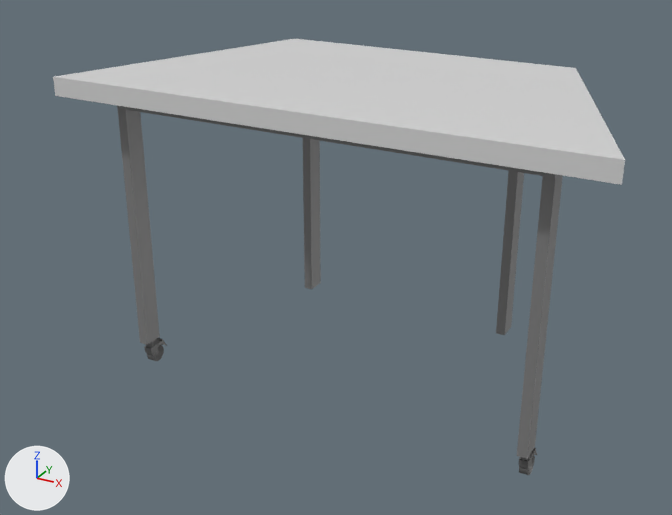
Two versions of the COLLADA model robert_gazebo/meshes/trapezoid_table_visual.dae, one commit apart.
One viewpoint serves both versions: a 50 mm camera at (2.54, -4.94, 1.45) aimed at (-0.13, -0.09, -0.98). The axes (+X, +Y, +Z) are drawn at lower left. The lights are the same throughout.
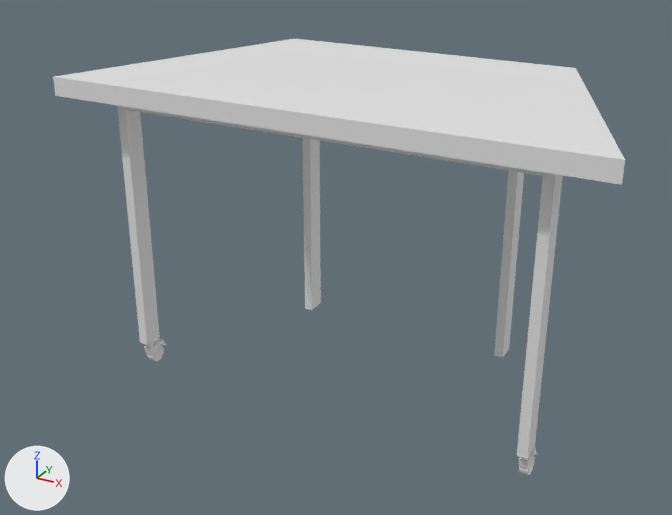
Commit message: fixed length of table legs for visual model

Scene script edits in JSON lines:
```json
{"block": "me_cube_001", "where": "me_cube_001.from_pydata(...)  # 24 vertices, 44 faces; spans x -3.66..-0.89, y -0.82..-0.68, z -0.65..1.09"}
{"op": "remove", "block": "me_cube_001", "code": "me_cube_001.materials.append(mat_material)  # grey #7f7f7f"}
{"block": "me_cube_002", "where": "me_cube_002.from_pydata(...)  # 24 vertices, 44 faces; spans x -3.12..-1.49, y -0.8..-0.66, z -0.65..1.09"}
{"op": "remove", "block": "me_cube_002", "code": "me_cube_002.materials.append(mat_material)  # grey #7f7f7f"}
{"block": "me_trapezoid_table_001", "where": "me_trapezoid_table_001.from_pydata(...)  # 511 vertices, 995 faces; spans x -1.37..1.39, y -0.6..-0.41, z -1.86..-1.66"}
{"op": "remove", "block": "me_trapezoid_table_001", "code": "me_trapezoid_table_001.materials.append(mat_material_001)  # dark grey #626262"}
```

Location of each change, [x1, y1, x2, y2] in pixels of the pictures (672 x 515 px):
```json
{"object": "Cube_001", "change": "recoloured", "before": [117, 105, 563, 459], "after": [117, 105, 563, 459]}
{"object": "Cube_002", "change": "recoloured", "before": [303, 138, 524, 358], "after": [303, 138, 524, 358]}
{"object": "Trapezoid_Table_001", "change": "recoloured", "before": [144, 338, 537, 475], "after": [144, 338, 537, 475]}
```
